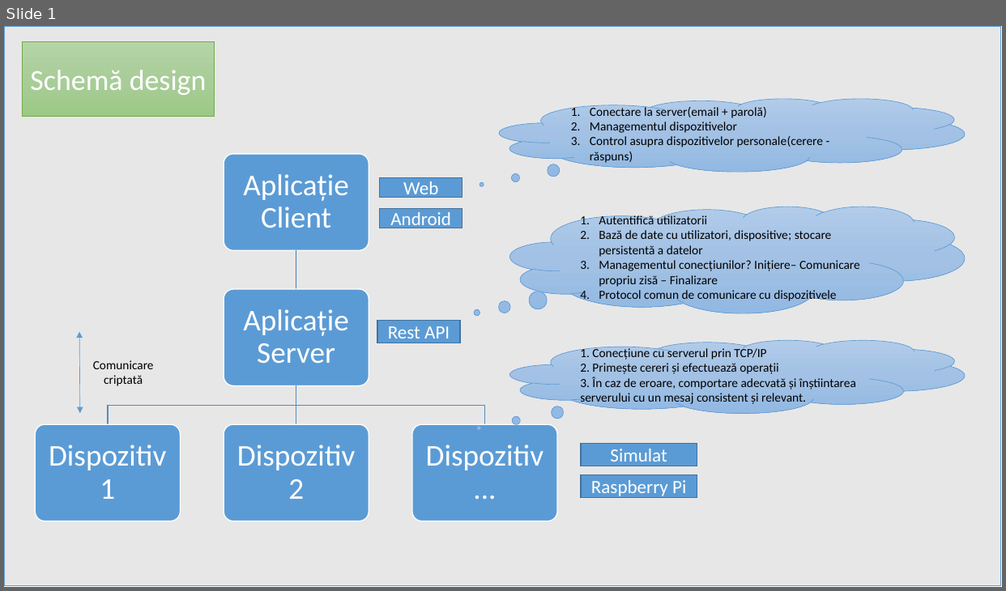
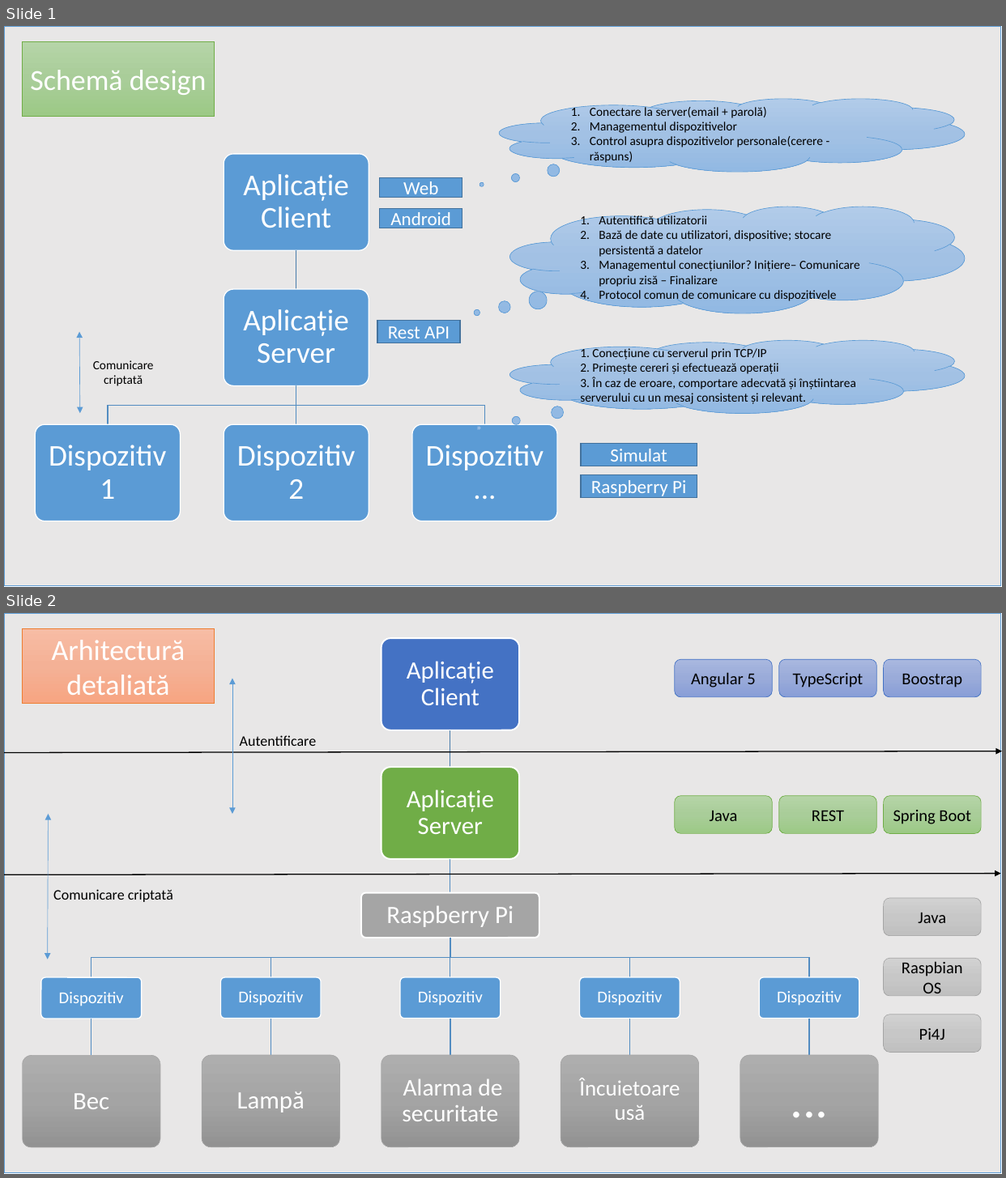
Before and after one commit to turcunicusor/Licenta, a slide deck: Documentation/Figures/Șablon.pptx. Shown one above the other, each under a label of ours: slide 1 before the commit, slides 1 and 2 after it. The pictures are 1006x591 and 1006x1178 pixels, drawn with LibreOffice and Linux fonts; fonts in the diff are those of the drawing. Boxes give left, top, right and bottom in pixels: in the first picture for what was removed or moved away, otherwise in the second. Text is boxed around its words. In the diff, an @@ line names an element or a change of style, - is before the commit and + after.

```diff
--- a/Documentation/Figures/Șablon.pptx
+++ b/Documentation/Figures/Șablon.pptx
@@ slide 2 added at [4, 613, 1002, 1174], background #FFFFFF @@
@@ rectangle added at [4, 613, 1000, 1173], fill #E9E7E7, outline #5B9BD5 0.5 pt @@
@@ rectangle added at [22, 628, 215, 703], fill gradient #F7BDA5 to #F5B196 to #F8A582, outline #ED7D31 0.5 pt, 28 pt, text #FFFFFF @@
+Arhitectură detaliată
@@ rounded rectangle added at [675, 659, 772, 697], fill gradient #A8B7DF to #9AABD9 to #889ED7, outline #4472C4 0.5 pt, 16 pt, text #000000 @@
+Angular 5
@@ rounded rectangle added at [780, 659, 877, 697], fill gradient #A8B7DF to #9AABD9 to #889ED7, outline #4472C4 0.5 pt, 16 pt, text #000000 @@
+TypeScript
@@ rounded rectangle added at [884, 659, 981, 697], fill gradient #A8B7DF to #9AABD9 to #889ED7, outline #4472C4 0.5 pt, 16 pt, text #000000 @@
+Boostrap
@@ double arrow added from (232, 678) to (232, 814), #5B9BD5 0.5 pt @@
@@ arrow added from (4, 753) to (1002, 752), #000000 1 pt @@
@@ text added at [240, 735, 317, 746], 14 pt, text #000000 @@
+Autentificare
@@ rounded rectangle added at [675, 796, 772, 833], fill gradient #B5D5A7 to #AACE9A to #9CC987, outline #70AD47 0.5 pt, 16 pt, text #000000 @@
+Java
@@ rounded rectangle added at [780, 796, 877, 833], fill gradient #B5D5A7 to #AACE9A to #9CC987, outline #70AD47 0.5 pt, 16 pt, text #000000 @@
+REST
@@ rounded rectangle added at [884, 796, 981, 833], fill gradient #B5D5A7 to #AACE9A to #9CC987, outline #70AD47 0.5 pt, 16 pt, text #000000 @@
+Spring Boot
@@ double arrow added from (49, 814) to (48, 960), #5B9BD5 0.5 pt @@
@@ arrow added from (4, 875) to (1001, 874), #000000 1 pt @@
@@ text added at [53, 889, 173, 902], 14 pt, text #000000 @@
+Comunicare criptată
@@ rounded rectangle added at [884, 898, 981, 935], fill gradient #D2D2D2 to #C8C8C8 to #C0C0C0, outline #A5A5A5 0.5 pt, 16 pt, text #000000 @@
+Java
@@ rounded rectangle added at [884, 958, 981, 995], fill gradient #D2D2D2 to #C8C8C8 to #C0C0C0, outline #A5A5A5 0.5 pt, 16 pt, text #000000 @@
+Raspbian OS
@@ rounded rectangle added at [884, 1015, 981, 1053], fill gradient #D2D2D2 to #C8C8C8 to #C0C0C0, outline #A5A5A5 0.5 pt, 16 pt, text #000000 @@
+Pi4J
@@ group added at [22, 638, 879, 1148]: 13 rounded rectangles, 13 texts, 12 freeform shapes @@
+Aplicație Client
+Aplicație Server
+Raspberry Pi
+Dispozitiv
+Bec
+Dispozitiv
+Lampă
+Dispozitiv
+Alarma de securitate
+Dispozitiv
+Încuietoare usă
+Dispozitiv
+...
```
Also in this commit, not shown: 10 other files.
